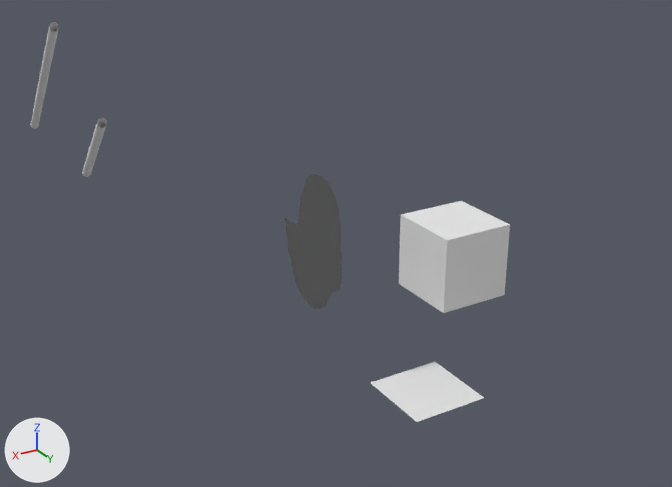
What one commit did to the Blender file Double_Halo_RT/figs/pathuntitled.blend.
The view is the same before and after, from a 50 mm camera at (14.13, 17.61, 9.92) aimed at (4.17, 1.0, 1.62). Every picture has the same lights, and +X, +Y and +Z are marked at lower left.

The first picture shows 'Cube', 'Grid', 'XYZ Function', 'XYZ Function.001'.
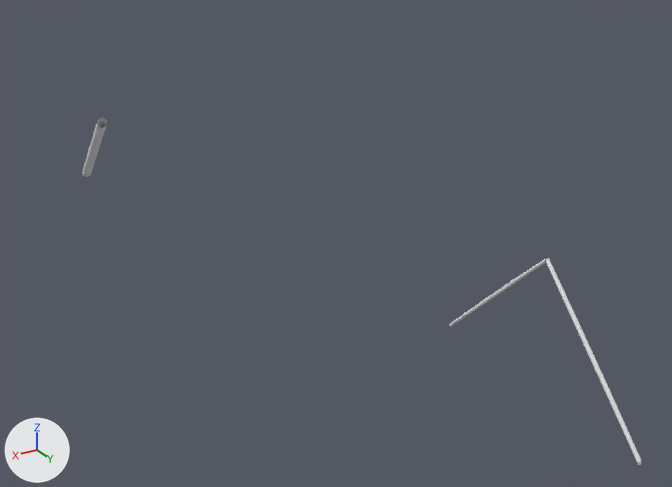
The newer file is also turned or shifted as a whole; pictures and numbers use the older file's frame.

The change, as JSON lines over the scene's bpy script:
```json
{"op": "add", "block": "me_xyz_function_003", "code": ["me_xyz_function_003 = bpy.data.meshes.new('XYZ Function.003')", "me_xyz_function_003.from_pydata(...)  # 4128 vertices, 4096 faces; spans x -0.05..0.05, y 0.0..3.02, z -0.05..2.97"]}
{"op": "add", "block": "me_xyz_function_004", "code": ["me_xyz_function_004 = bpy.data.meshes.new('XYZ Function.004')", "me_xyz_function_004.from_pydata(...)  # 4128 vertices, 4096 faces; spans x -0.05..0.05, y 0.0..3.02, z -3.23..0.05"]}
{"op": "remove", "block": "ob_xyz_function_001", "code": ["ob_xyz_function_001 = bpy.data.objects.new('XYZ Function.001', me_xyz_function_001)", "ob_xyz_function_001.location = (8.9, -5.9, 3.38)"]}
{"op": "remove", "block": "ob_xyz_function", "code": ["ob_xyz_function = bpy.data.objects.new('XYZ Function', me_xyz_function)", "ob_xyz_function.location = (3.89, -0.99, 1.18)"]}
{"op": "remove", "block": "ob_grid", "code": ["ob_grid = bpy.data.objects.new('Grid', me_grid)", "ob_grid.location = (2.16, 1.95, -2.38)"]}
{"op": "remove", "block": "ob_cube", "code": ["ob_cube = bpy.data.objects.new('Cube', me_cube)", "ob_cube.location = (0.0, 0.0, 0.0)"]}
{"op": "add", "block": "ob_xyz_function_003", "code": ["ob_xyz_function_003 = bpy.data.objects.new('XYZ Function.003', me_xyz_function_003)", "ob_xyz_function_003.location = (1.25, 1.64, -0.97)"]}
{"op": "add", "block": "ob_xyz_function_004", "code": ["ob_xyz_function_004 = bpy.data.objects.new('XYZ Function.004', me_xyz_function_004)", "ob_xyz_function_004.location = (1.25, 4.69, 1.94)"]}
```

What differs and where, as boxes (x1, y1, x2, y2) in the pictures (672 x 487 px):
```json
{"object": "Cube", "change": "deleted", "before": [399, 201, 510, 313]}
{"object": "XYZ Function", "change": "deleted", "before": [285, 174, 342, 309]}
{"object": "Grid", "change": "deleted", "before": [371, 362, 484, 422]}
{"object": "XYZ Function.004", "change": "added", "after": [546, 258, 642, 465]}
{"object": "XYZ Function.001", "change": "deleted", "before": [31, 22, 59, 129]}
{"object": "XYZ Function.003", "change": "added", "after": [449, 258, 548, 327]}
```
